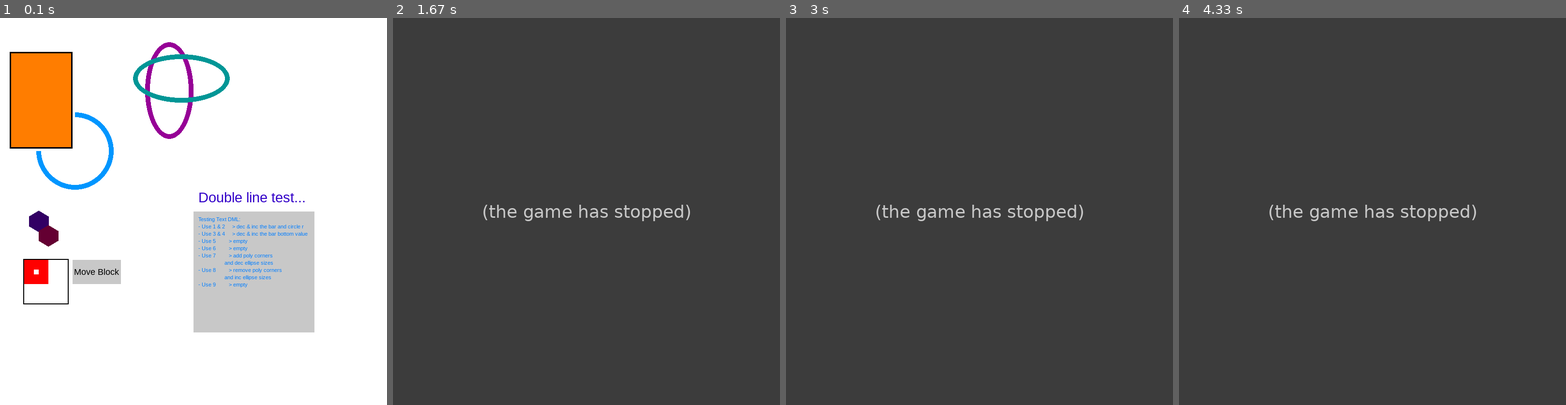
Above: before the commit, frames 1-4 (left to right).
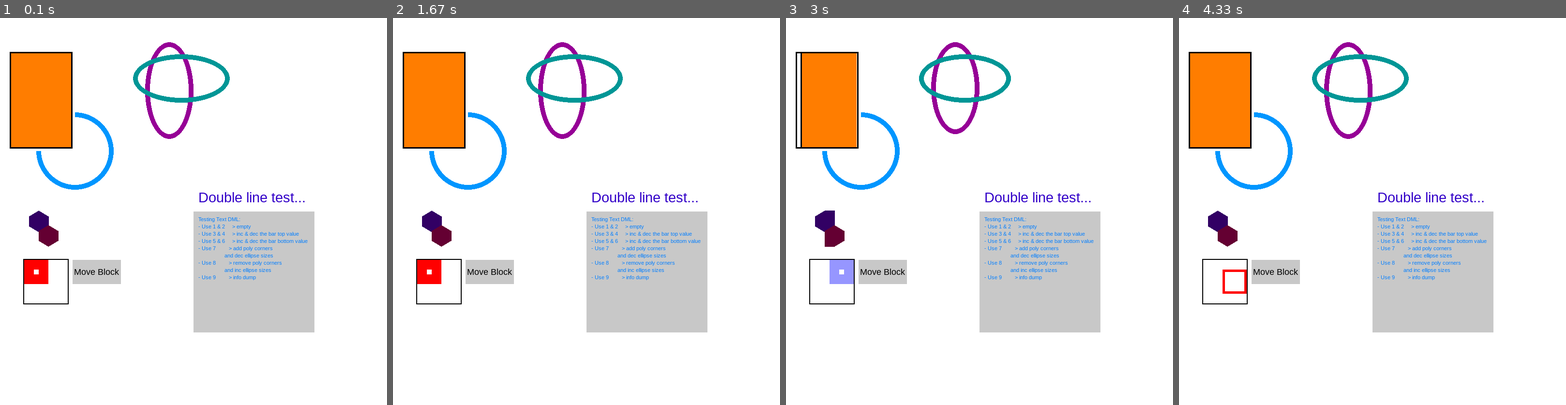
Above: after the commit, the same moments.

Repository: reimerrigtering/PygameUIExtension
Game: pygame game, started from testing.py
Two runs of this game, one before a commit and one after it. Both use one fixed random seed, a clock stepped at 60 frames per second and the inputs below.
Inputs:
- Up to frame 1 (0.1 s): no input
- Up to frame 2 (1.67 s): tap 4 at 0.33 s; tap 5 at 0.67 s; tap 3 at 1 s; hold 6 from 1.33 s (still down)
- Up to frame 3 (3 s): release 6 at 1.8 s; tap 7 at 1.88 s; tap 9 at 2.22 s; click "Move Block" at 2.6 s; hold 5 from 2.88 s (still down)
- Up to frame 4 (4.33 s): release 5 at 3.35 s; tap 8 at 3.43 s; tap 6 at 3.77 s; click "Move Block" at 4.15 s

The runs differ from the first frame. In frame 1, 0.7% of the frame differs, in the area x 51-80%, y 53-70%; in frame 2, 100%, in the area x 0-100%, y 0-100%; in frame 3, 100%; in frame 4, 100%.
Error before the commit: AttributeError: 'Bar' object has no attribute 'target_range' (testing.py line 137); the game stopped at 0.33 s (later frames are placeholders)

Commit message:
Bug fixes within Bar Class

Diff:
--- a/testing.py
+++ b/testing.py
@@ -18,20 +18,19 @@
 
 text = Text(
     """Testing Text DML:
-- Use 1 & 2     > dec & inc the bar and circle r
-- Use 3 & 4     > dec & inc the bar bottom value
-- Use 5         > empty
-- Use 6         > empty
+- Use 1 & 2     > empty
+- Use 3 & 4     > inc & dec the bar top value
+- Use 5 & 6     > inc & dec the bar bottom value
 - Use 7         > add poly corners
                   and dec ellipse sizes
 - Use 8         > remove poly corners
                   and inc ellipse sizes
-- Use 9         > empty""",
+- Use 9         > info dump""",
     400, 400, (0, 125, 255), alignment=Placement.TOP_LEFT, resize_max_width=250, resize_max_height=250,
     dynamic_multi_line=True, margin=20)
 text_surround_rect = Rect(400, 400, 250, 250, color=(200, 200, 200))
 
-bar = Bar(rectangle, bar_color=(255, 125, 0), bar_closed=True, start_fill_side=Placement.BOTTOM)
+bar = Bar(rectangle, bar_color=(255, 125, 0), bar_closed=True, start_fill_side=Placement.LEFT)
 
 moving_block = Rect(50, 500, 50, 50, color=(255, 0, 0), border=20)
 moving_block_sqr = Rect(48, 498, 94, 94, color=(0, 0, 0), border=2)
@@ -105,7 +104,6 @@
 
 def main():
     run = True
-    bar.set_percentage(circle.radius - 30)
 
     while run:
         Display.tick_frame()
@@ -120,25 +118,25 @@
                         case pygame.K_ESCAPE:
                             run = False
 
-                        case pygame.K_1:
-                            circle.radius = max(circle.radius - 10, 30)
-                            bar.modify_value(-10)
+                        # case pygame.K_1:
 
-                        case pygame.K_2:
-                            circle.radius = min(circle.radius + 10, 130)
-                            bar.modify_value(10)
+                        # case pygame.K_2:
 
                         case pygame.K_3:
-                            bar.modify_value(-10, set_bottom=True)
-                            print(f'{bar.display_range} -> {bar.target_range}')
+                            bar.modify_value(10)
+                            print(f'{bar.display_range} -> {bar.goal_value_range} / {bar.max_value_range}')
 
                         case pygame.K_4:
+                            bar.modify_value(-10)
+                            print(f'{bar.display_range} -> {bar.goal_value_range} / {bar.max_value_range}')
+
+                        case pygame.K_5:
                             bar.modify_value(10, set_bottom=True)
-                            print(f'{bar.display_range} -> {bar.target_range}')
+                            print(f'{bar.display_range} -> {bar.goal_value_range} / {bar.max_value_range}')
 
-                        # case pygame.K_5:
-
-                        # case pygame.K_6:
+                        case pygame.K_6:
+                            bar.modify_value(-10, set_bottom=True)
+                            print(f'{bar.display_range} -> {bar.goal_value_range} / {bar.max_value_range}')
 
                         case pygame.K_7:
                             polygon1.insert_point((100, 398), 1)
@@ -155,7 +153,7 @@
                             ellipse1.height = min(ellipse1.height + 10, 300)
 
                         case pygame.K_9:
-                            print(Button.active_buttons)
+                            print(f'{bar.display_range} -> {bar.goal_value_range} / {bar.max_value_range}')
 
                         case pygame.K_i:
                             print(f'block_pos: {moving_block.x}, {moving_block.y}')
--- a/ui_classes.py
+++ b/ui_classes.py
@@ -1111,8 +1111,6 @@
     moving_bars: ClassVar[list] = []
     active_bars: ClassVar[list] = []
 
-    # _bar_id_counter: ClassVar[int] = 0
-
     rect: Sequence[int, int, int, int, T_COLOR] | Rect = (0, 0, 0, 0, (0, 0, 0))
     max_value_range: list[float] | None = None
     goal_value_range: list[float] | None = field(default=None, kw_only=True)
@@ -1129,8 +1127,6 @@
     start_fill_side: int = Placement.LEFT
     bar_speed: float = 3.0
     starting_frame: int = Frame.get()
-
-    # _bar_id = _bar_id_counter
 
     def __post_init__(self) -> None:
         # Bar._bar_id_counter += 1
@@ -1148,8 +1144,8 @@
             self.bar_color = tuple(255 - self.rect.color[c] for c in self.rect.color)
 
         self.max_value_range = [0.0, 100.0] if self.max_value_range is None else self.max_value_range
-        self.goal_value_range = self.max_value_range
-        self.display_range = self.max_value_range
+        self.goal_value_range = self.max_value_range[:]
+        self.display_range = self.max_value_range[:]
 
         if self.start_fill_side not in (Placement.LEFT, Placement.BOTTOM):
             self.start_fill_side = Placement.LEFT
@@ -1227,11 +1223,11 @@
 
         if self.start_fill_side == Placement.LEFT:
             bar_x = self.rect.x + self.bar_border_width + self.get_bar_width(self.display_range[0])
-            bar_y = self.bar_bg_img.y = self.rect.y + self.bar_border_width
+            bar_y = self.rect.y + self.bar_border_width
         else:
             bar_x = self.rect.x + self.bar_border_width
-            bar_y = self.rect.y + self.bar_border_width + self.get_bar_width(self.max_value_range[1] -
-                                                                             self.display_range[1])
+            bar_y = self.rect.y + self.bar_border_width + self.get_bar_height(self.max_value_range[1] -
+                                                                              self.display_range[1])
         bar_size = self.get_bar_size()
 
         if self.bar_bg_img is not None:
@@ -1247,41 +1243,28 @@
         if self.bar_closed:
             if self.start_fill_side == Placement.LEFT:
                 stop_width = self.bar_border_width
-                stop_height = self.rect.height
+                stop_height = self.rect.height - 2 * self.bar_border_width
             else:
-                stop_width = self.rect.width
+                stop_width = self.rect.width - 2 * self.bar_border_width
                 stop_height = self.bar_border_width
 
-            if (self.display_range[1] > self.max_value_range[0] + self.rect.border and
-                    self.display_range[1] != self.max_value_range[1]):
-
+            if self.max_value_range[0] < self.display_range[1] < self.max_value_range[1]:
                 if self.start_fill_side == Placement.LEFT:
-                    max_stop_block = Rect(self.rect.x + self.bar_border_width + bar_size[0],
-                                          self.rect.y + self.bar_border_width, stop_width, stop_height,
+                    max_stop_block = Rect(bar_x + bar_size[0], bar_y, stop_width, stop_height,
                                           color=self.rect.color)
                 else:
-                    max_stop_block = Rect(self.rect.x + self.bar_border_width,
-                                          self.rect.y + self.bar_border_width +
-                                          self.get_bar_width(self.max_value_range[1] - self.display_range[1]),
-                                          stop_width, stop_height,
+                    max_stop_block = Rect(bar_x, bar_y - self.bar_border_width, stop_width, stop_height,
                                           color=self.rect.color)
 
                 max_stop_block.render(display)
 
-            elif (self.display_range[0] > self.max_value_range[0] + self.rect.border and
-                  self.display_range[0] != self.max_value_range[1]):
-
+            if self.max_value_range[0] < self.display_range[0] < self.max_value_range[1]:
                 if self.start_fill_side == Placement.LEFT:
-                    max_stop_block = Rect(self.rect.x + self.bar_border_width +
-                                          self.get_bar_width(self.display_range[0]),
-                                          self.rect.y + self.bar_border_width, stop_width, stop_height,
-                                          color=self.rect.color)
+                    max_stop_block = Rect(bar_x, self.rect.y + self.bar_border_width, stop_width,
+                                          stop_height, color=self.rect.color)
                 else:
-                    max_stop_block = Rect(self.rect.x + self.bar_border_width,
-                                          self.rect.y + self.bar_border_width +
-                                          self.get_bar_width(self.max_value_range[1] - self.display_range[1]),
-                                          stop_width, stop_height,
-                                          color=self.rect.color)
+                    max_stop_block = Rect(self.rect.x + self.bar_border_width, bar_y + bar_size[1], stop_width,
+                                          stop_height, color=self.rect.color)
 
                 max_stop_block.render(display)
 
@@ -1292,13 +1275,14 @@
         for side in range(2):
             if self.display_range[side] != self.goal_value_range[side]:
                 delta_value = self.goal_value_range[side] - self.display_range[side]
-
-                self.display_range[side] = min(max(self.display_range[side] +
-                                                   int(delta_value / (self.bar_speed * self.display_fps)),
+                move_level = self.bar_speed * delta_value / self.display_fps
+                move_level = int(move_level if move_level % 1 == 0 else move_level + (1 if delta_value > 0 else -1))
+
+                self.display_range[side] = min(max(self.display_range[side] + move_level,
                                                    self.max_value_range[0]), self.max_value_range[1])
 
-                if self.display_range[side] == self.goal_value_range[side] and self in Bar.moving_bars:
-                    Bar.moving_bars.remove(self)
+        if self.display_range == self.goal_value_range and self in Bar.moving_bars:
+            Bar.moving_bars.remove(self)
 
     @classmethod
     def process_all_bar_movement(cls) -> None:
Not shown, changed: TODOs.txt
